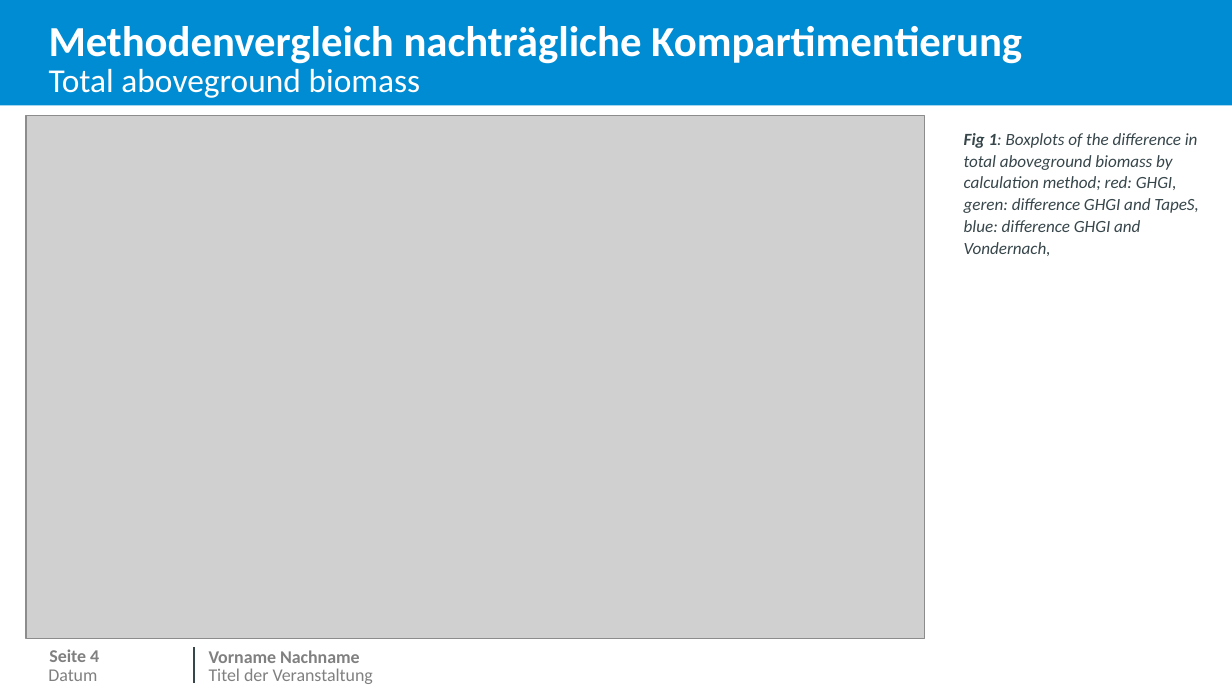
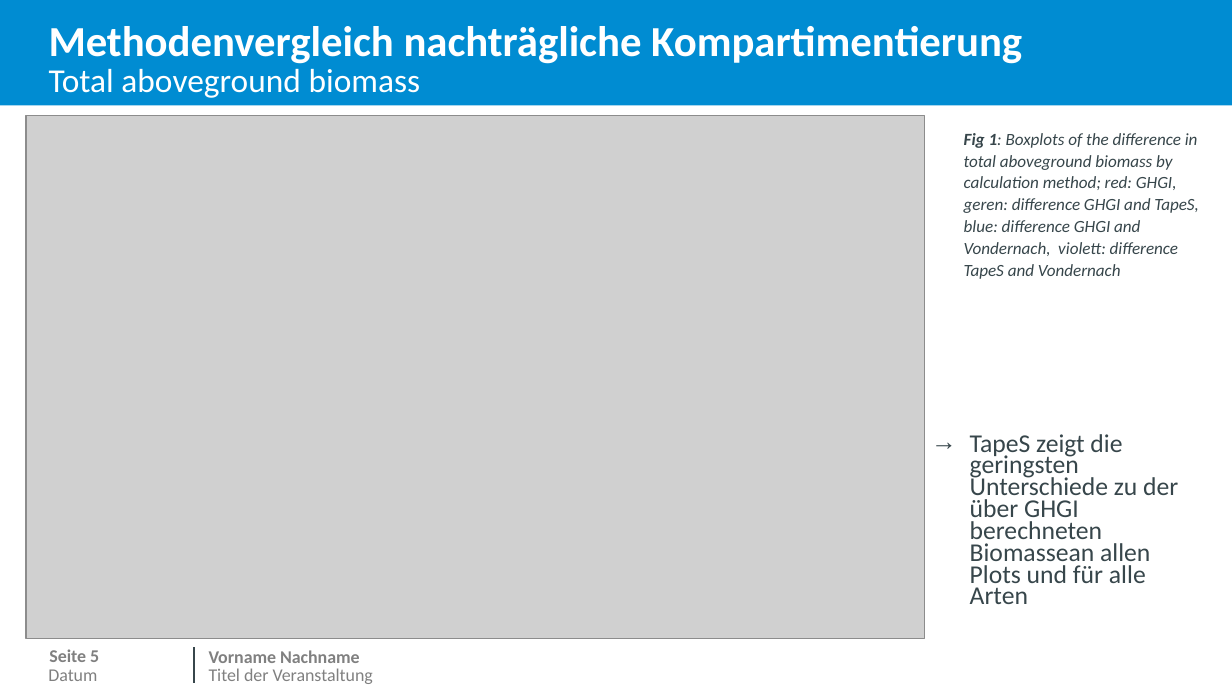
Before and after one commit to JetteGercken/TI_BZE_BE_analysis, a slide deck: slide 6 of info/biomasse_vergleich_MoMoK_BE.pptx (slide 5 before the commit). Drawn at 1232x693 pixels with LibreOffice and Linux fonts; fonts in the diff are those of the drawing; grey boxes stand for pictures; background and template pictures are left out. Boxes give left, top, right and bottom in pixels: in the first picture for what was removed or moved away, otherwise in the second. Text is boxed around its words. In the diff, an @@ line names an element or a change of style, - is before the commit and + after.

Commit message:
DHB theresholds biomass funkctions GHGI

```diff
--- a/info/biomasse_vergleich_MoMoK_BE.pptx
+++ b/info/biomasse_vergleich_MoMoK_BE.pptx
@@ text at bbox=[964, 133, 1198, 279]: text changed @@
-Fig 1: Boxplots of the difference in total aboveground biomass by calculation method; red: GHGI, geren: difference GHGI and TapeS, blue: difference GHGI and Vondernach,
+Fig 1: Boxplots of the difference in total aboveground biomass by calculation method; red: GHGI, geren: difference GHGI and TapeS, blue: difference GHGI and Vondernach, violett: difference TapeS and Vondernach
@@ text added at bbox=[970, 434, 1178, 589], 15 pt, text #37464B @@
+→ TapeS zeigt die geringsten Unterschiede zu der über GHGI berechneten Biomassean allen Plots und für alle Arten
@@ page number at bbox=[49, 649, 99, 662]: text changed @@
-Seite 4
+Seite 5
```
Also in this commit, not shown: 5 other slides changed, 5 slides added, 4 slides removed, 1 other file.
